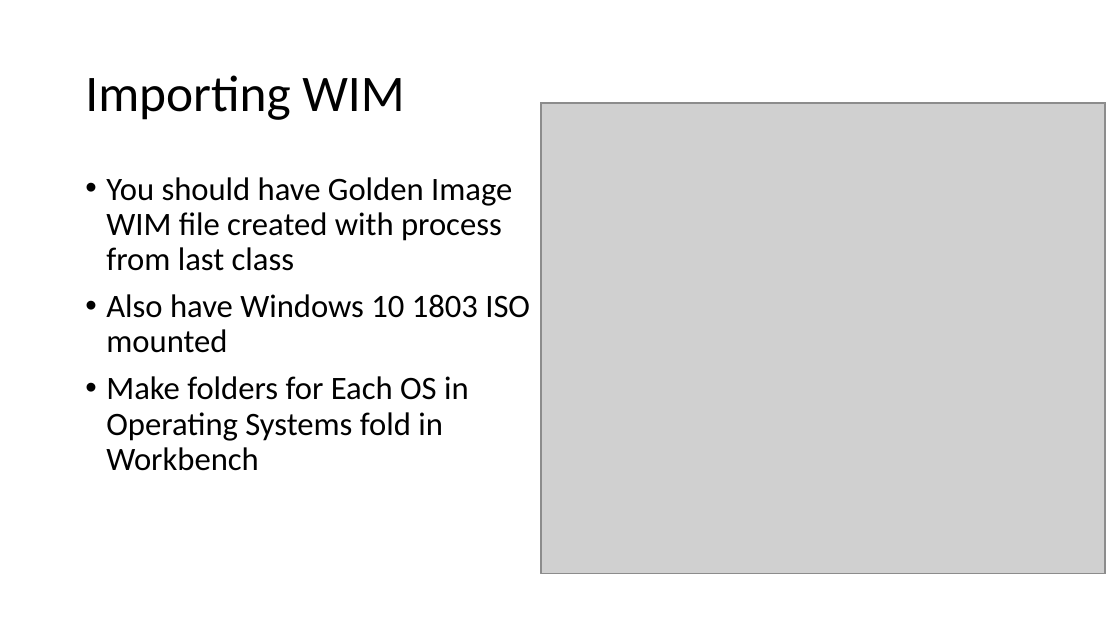
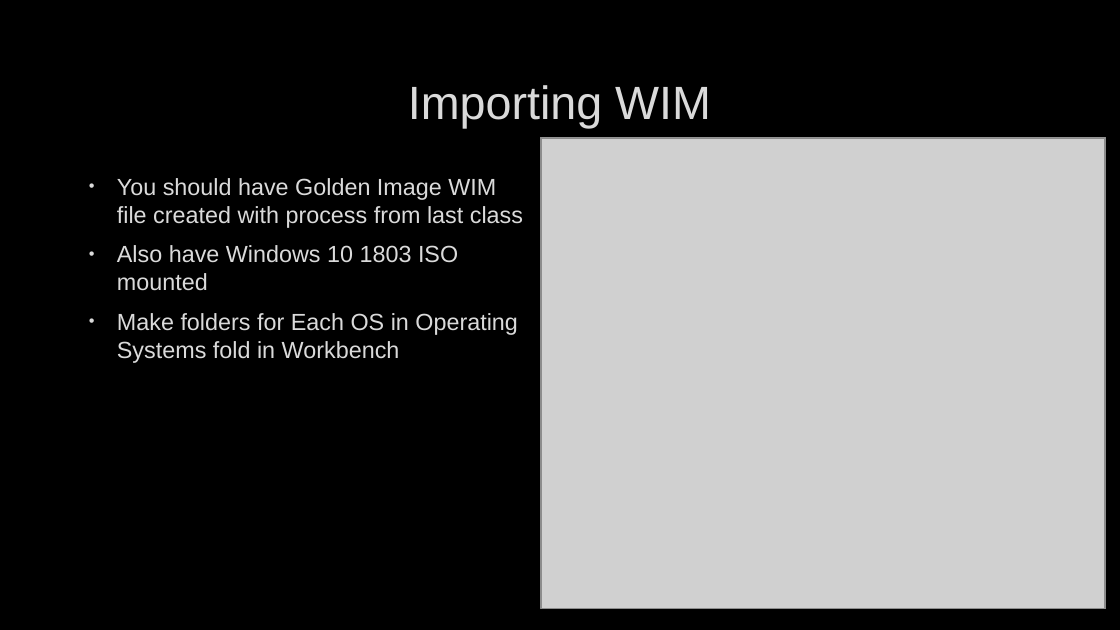
Before and after one commit to fydexx/HECC-2018, a slide deck: slide 5 of Part_02/Section01.pptx. Drawn at 1120x630 pixels with LibreOffice and Linux fonts; fonts in the diff are those of the drawing; grey boxes stand for pictures; background and template pictures are left out. Boxes give left, top, right and bottom in pixels: in the first picture for what was removed or moved away, otherwise in the second. Text is boxed around its words. In the diff, an @@ line names an element or a change of style, - is before the commit and + after.

```diff
--- a/Part_02/Section01.pptx
+++ b/Part_02/Section01.pptx
@@ background #FFFFFF to picture (left out) @@
@@ title "Importing WIM": place and size @@
-title "Importing WIM" at <box>85,75,404,120</box>
+title "Importing WIM" at <box>408,85,711,128</box>
@@ title "Importing WIM" at <box>408,85,711,128</box>: size 44 to 40 pt, font Calibri to Arial, text colour #000000 to #DADADA, letter outline none to #404040 0.75 pt; alignment left to centre; line spacing 0.9 to 1 @@
@@ 5 pictures: place and size @@
-5 pictures at <box>541,103,1106,574</box>
+5 pictures at <box>541,138,1106,609</box>
@@ text "You should have Golden Image ..." at <box>117,178,523,363</box>: size 28 to 20 pt, font Calibri to Arial, text colour #000000 to #DADADA, letter outline none to #404040 0.75 pt; indent changed; line spacing 0.9 to 1 @@
```
Also in this commit, not shown: 10 other slides changed.
